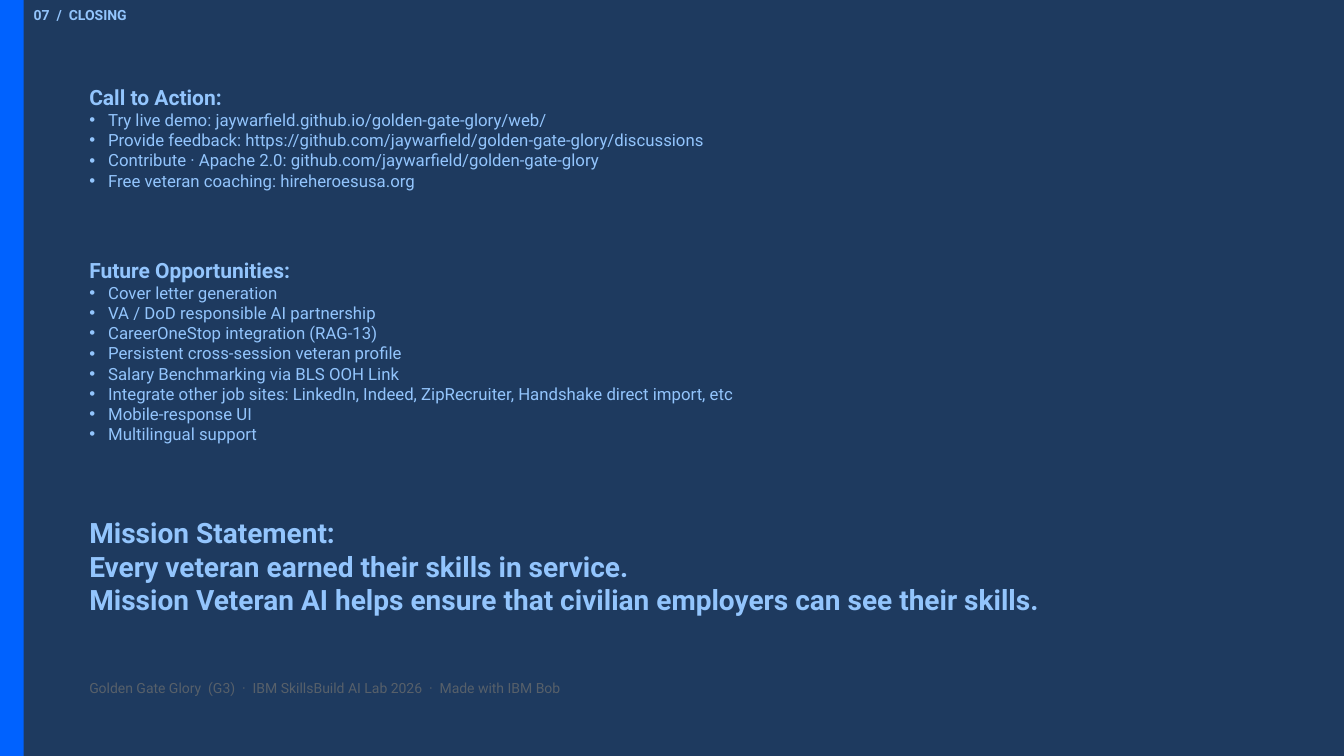
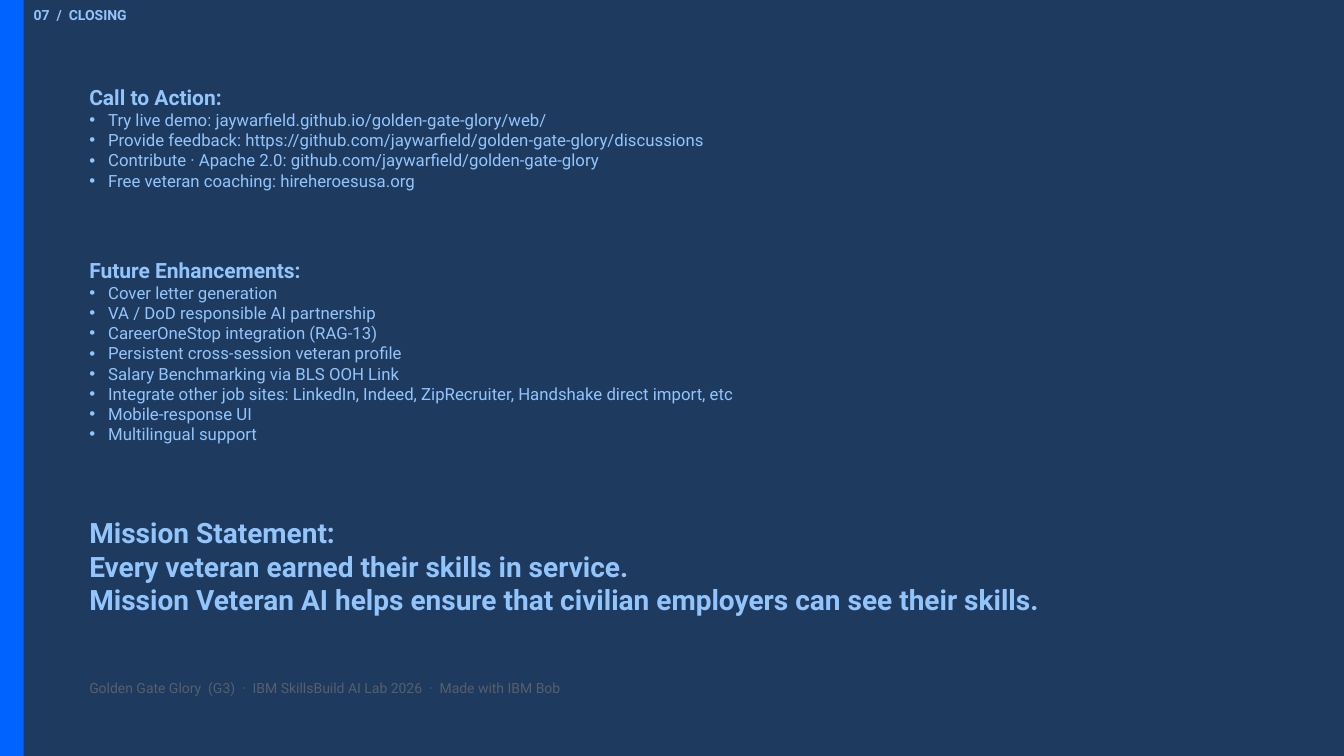
Before and after one commit to jaywarfield/golden-gate-glory, a slide deck: slide 7 of docs/images/source/mission-veteran-ai-final-presentation-textonly.pptx. Drawn at 1344x756 pixels with LibreOffice and Linux fonts; fonts in the diff are those of the drawing. Boxes give left, top, right and bottom in pixels: in the first picture for what was removed or moved away, otherwise in the second. Text is boxed around its words. In the diff, an @@ line names an element or a change of style, - is before the commit and + after.

```diff
--- a/docs/images/source/mission-veteran-ai-final-presentation-textonly.pptx
+++ b/docs/images/source/mission-veteran-ai-final-presentation-textonly.pptx
@@ text at bbox=[89, 262, 301, 278]: text changed @@
-Future Opportunities:
+Future Enhancements:
```
